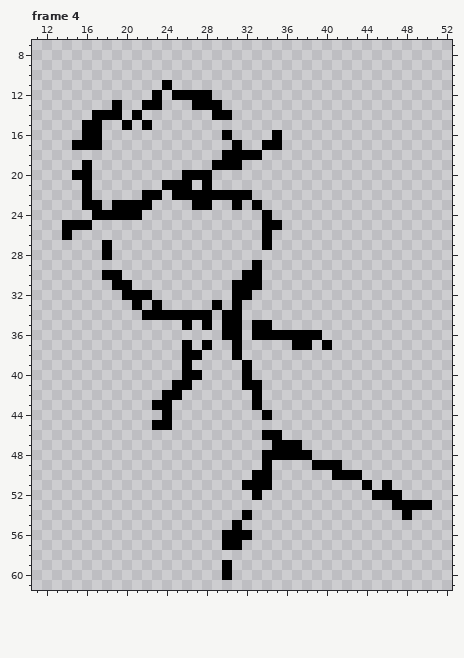
Pixel-art file: ShovelJam/ShovelJam/ASSETS/Ase Files/npc1/npc1_walking.ase. That is the earlier state.
64x64 pixels, 5 frames. Shown: frame 4: x 11..52, y 7..61. The commit also changed other frames, which this record leaves out.
The same view after the edit:
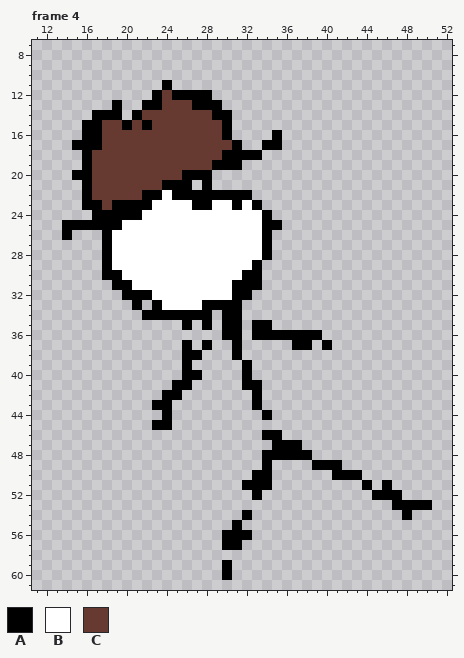
Palette (. is transparent): A #000000  B #ffffff  C #663931
What changed:
Frame 4, layers "Accessory", "Head":
Colour A is added in row 15 at x 30; in row 18 at x 16; in row 25 at x 17 to 19; in row 26 at x 18; in row 28 at x 34; in row 29 at x 18.
Colour A is added in row 33 at x 28 and 30.
Colour B is added in row 22 at x 24; in row 23 at x 23 to 26, 29 to 30 and 32; in row 24 at x 22 to 33; in row 25 at x 20 to 33; in rows 26 to 28 at x 19 to 33; in row 29 at x 19 to 32.
Colour B is added in row 30 at x 20 to 31; in row 31 at x 21 to 30; in row 32 at x 23 to 30; in row 33 at x 24 to 27.
Colour C is added in row 12 at x 24; in row 13 at x 24 to 26; in row 14 at x 22 to 28; in row 15 at x 18 to 19, 21 and 23 to 29; in row 16 at x 18 to 29; in row 17 at x 18 to 30.
Colour C is added in row 18 at x 17 to 29; in row 19 at x 17 to 28; in row 20 at x 17 to 25; in row 21 at x 17 to 23; in row 22 at x 17 to 21; in row 23 at x 18.
Pixel boxes of the changes (left, top, right, bottom) in both pictures:
added: (82, 90, 272, 310)
